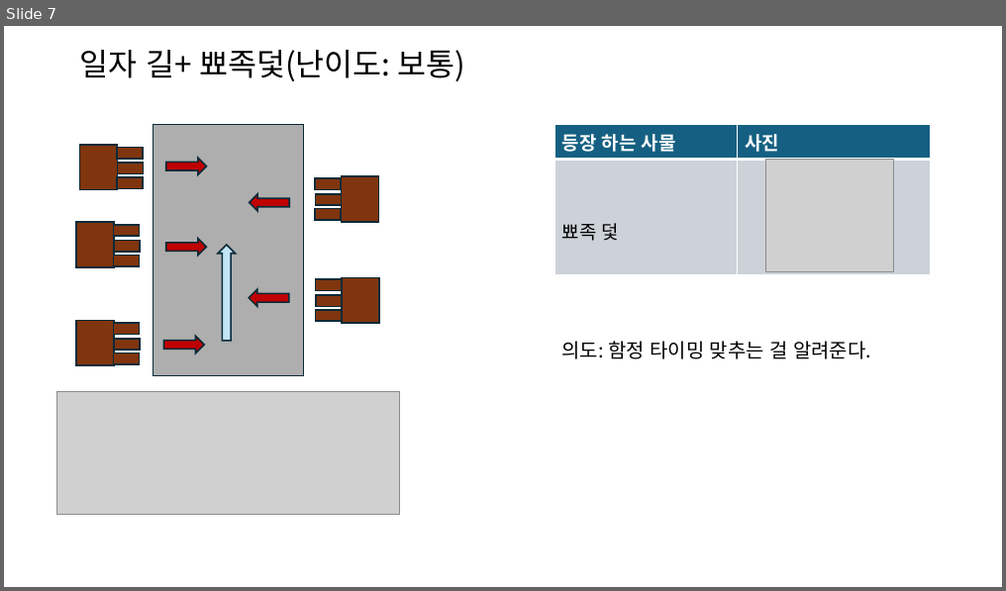
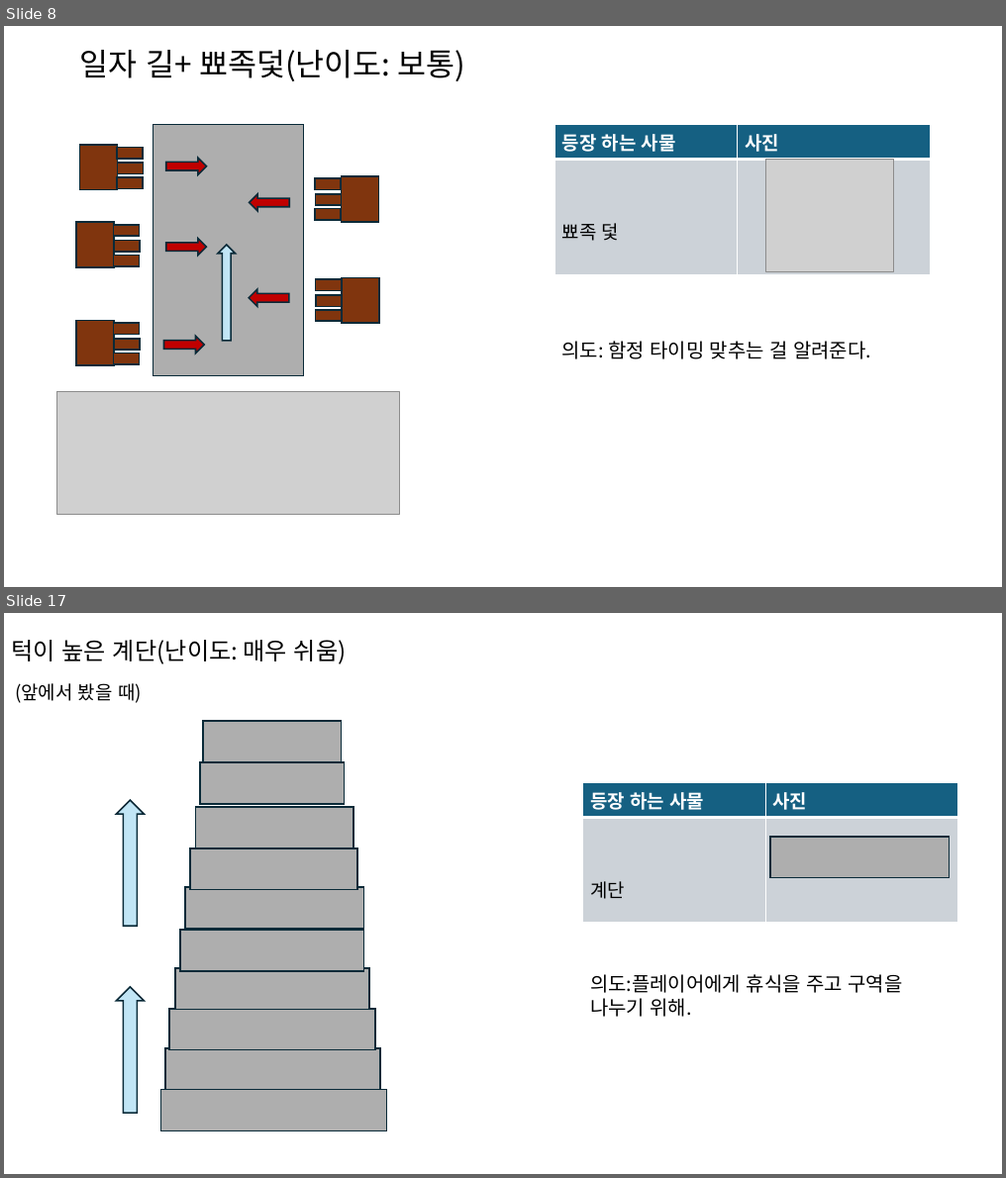
Before and after one commit to Taehyeon88/Team7_SupperUp, a slide deck: 레벨 디자인 기획서/Supper Up 레벨 만들기.pptx. Shown one above the other, each under a label of ours: slide 7 before the commit, slides 8 and 17 after it; the slides between them are not shown. The pictures are 1006x591 and 1006x1178 pixels, drawn with LibreOffice and Linux fonts; fonts in the diff are those of the drawing; grey boxes stand for pictures. Boxes give left, top, right and bottom in pixels: in the first picture for what was removed or moved away, otherwise in the second. Text is boxed around its words. In the diff, an @@ line names an element or a change of style, - is before the commit and + after.

Commit message:
[feat] 1-2구역 기획 완료

```diff
--- a/레벨 디자인 기획서/Supper Up 레벨 만들기.pptx
+++ b/레벨 디자인 기획서/Supper Up 레벨 만들기.pptx
@@ slide 17 added at bbox=[4, 613, 1002, 1174], background #FFFFFF @@
@@ title added at bbox=[12, 640, 347, 664], 23 pt, text #000000 @@
+턱이 높은 계단(난이도: 매우 쉬움)
@@ text added at bbox=[15, 683, 142, 703], 18 pt, text #000000 @@
+(앞에서 봤을 때)
@@ rectangle added at bbox=[203, 721, 342, 761], fill #AEAEAE, outline #092A39 1.5 pt @@
@@ rectangle added at bbox=[200, 762, 344, 804], fill #AEAEAE, outline #092A39 1.5 pt @@
@@ table added at bbox=[583, 783, 957, 918], 2 rows, 2 columns @@
+등장 하는 사물 | 사진
+계단 | 
@@ right arrow added at bbox=[116, 800, 144, 926], fill #C1E5F5, outline #092A39 1.5 pt @@
@@ rectangle added at bbox=[196, 807, 353, 848], fill #AEAEAE, outline #092A39 1.5 pt @@
@@ rectangle added at bbox=[190, 849, 357, 890], fill #AEAEAE, outline #092A39 1.5 pt @@
@@ rectangle added at bbox=[770, 837, 949, 878], fill #AEAEAE, outline #092A39 1.5 pt @@
@@ rectangle added at bbox=[185, 887, 364, 928], fill #AEAEAE, outline #092A39 1.5 pt @@
@@ rectangle added at bbox=[180, 930, 364, 970], fill #AEAEAE, outline #092A39 1.5 pt @@
@@ rectangle added at bbox=[175, 968, 369, 1010], fill #AEAEAE, outline #092A39 1.5 pt @@
@@ right arrow added at bbox=[116, 987, 144, 1113], fill #C1E5F5, outline #092A39 1.5 pt @@
@@ text added at bbox=[590, 974, 902, 1017], 19 pt, text #000000 @@
+의도:플레이어에게 휴식을 주고 구역을
+나누기 위해.
@@ rectangle added at bbox=[169, 1009, 375, 1051], fill #AEAEAE, outline #092A39 1.5 pt @@
@@ rectangle added at bbox=[165, 1049, 380, 1090], fill #AEAEAE, outline #092A39 1.5 pt @@
@@ rectangle added at bbox=[161, 1090, 386, 1131], fill #AEAEAE, outline #092A39 1.5 pt @@
@@ what was slide 7 is now slide 8 @@
```
Also in this commit, not shown: 1 slide changed, 10 other slides added.
